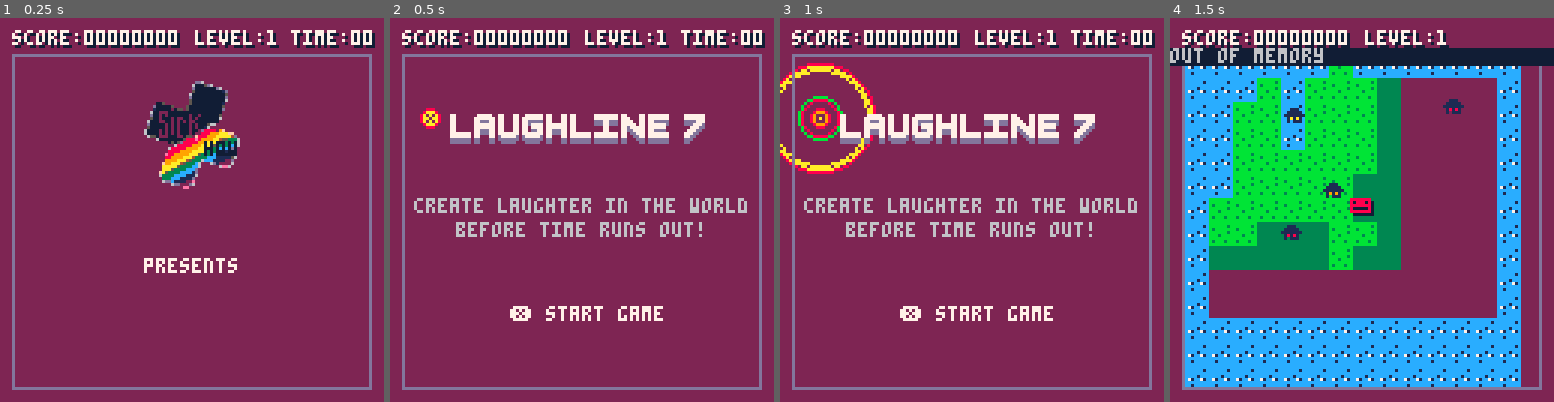
Above: before the commit, frames 1-4 (left to right).
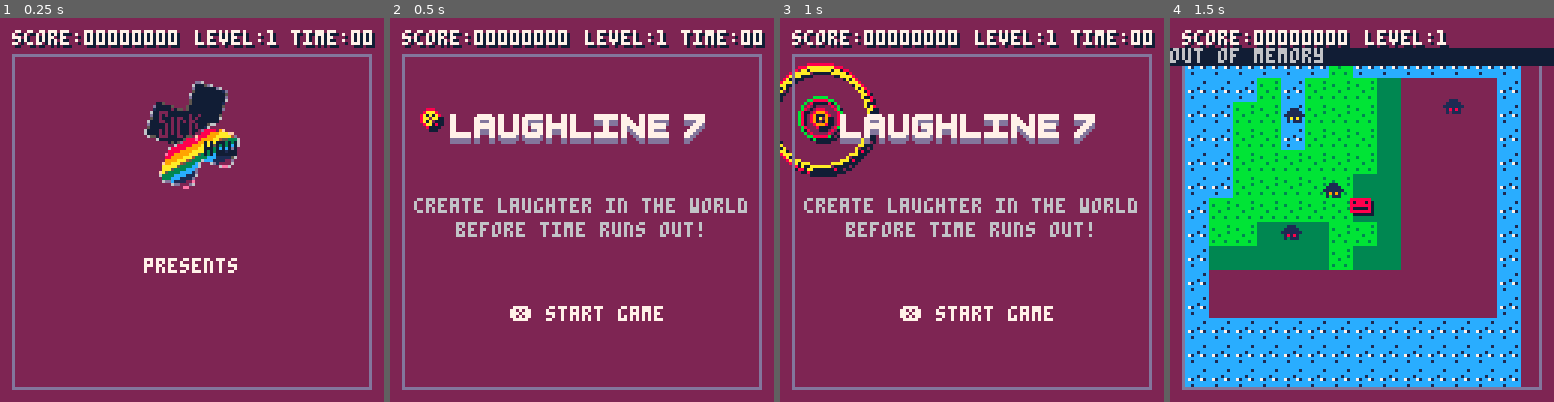
Above: after the commit, the same moments.

Repository: wakass/laughline
Game: PICO-8 cartridge ggj.p8
The game is run twice, just before and just after one commit, with the same random seed, the same clock (stepped at 60 frames per second) and the same inputs.
Inputs:
- Up to frame 1 (0.25 s): no input
- Up to frame 2 (0.5 s): tap X (X key) at 0.33 s
- Up to frame 3 (1 s): tap O (Z key) at 0.7 s
- Up to frame 4 (1.5 s): tap X (X key) at 1.07 s

Frame 1 is identical in both runs. In frame 2, 0.1% of the frame differs, in the area x 9-15%, y 25-30%; in frame 3, 1.1%, in the area x 0-26%, y 13-42%; in frame 4, nothing differs.

Commit message:
added text effects and shadow lines to humor

Diff:
--- a/entities/humor.lua
+++ b/entities/humor.lua
@@ -6,6 +6,11 @@
 	pool={},
 	orig_id=0, --who originated the humor
 
+	text_px = 0,
+	text_py = 0,
+	text_id = 0,
+	text_fade = 30,
+
 	update=function(_ENV)
 		if (size==0) then
 			note=make_note(rnd(63),type,7,0)	-- pitch,instrument,vol,effect
@@ -13,13 +18,38 @@
 			set_speed(0,10)
 			sfx(0)
 		end
+
 		size+=1
+
 		if size > max_size then
 			destroy(_ENV)
+		end
+
+		text_fade = text_fade - 1
+
+		if (text_fade < 1) then
+			-- circle diameter is size * 2 + 1
+			text_px   = x + flr(rnd(size * 2 + 1)) - size - 1
+			text_py   = y + flr(rnd(size * 2 + 1)) - size - 1
+			text_id   = ceil(rnd(4))
+			text_fade = 30
 		end
 	end,
 
 	draw=function(_ENV)
+		circ(x+4,y+4,size,0) -- 'shadow'
 		circ(x+3,y+3,size,type)
+
+		if (text_px < 1) or (text_py < 1) then
+			return
+		end
+
+		    if (text_id == 1) then prints("haha", text_px, text_py, type)
+		elseif (text_id == 2) then prints("hihi", text_px, text_py, type)
+		elseif (text_id == 3) then prints("lol",  text_px, text_py, type)
+		elseif (text_id == 4) then prints("kek",  text_px, text_py, type)
+		else
+			printh("humor text_id: " .. text_id)
+		end
 	end,
 })
